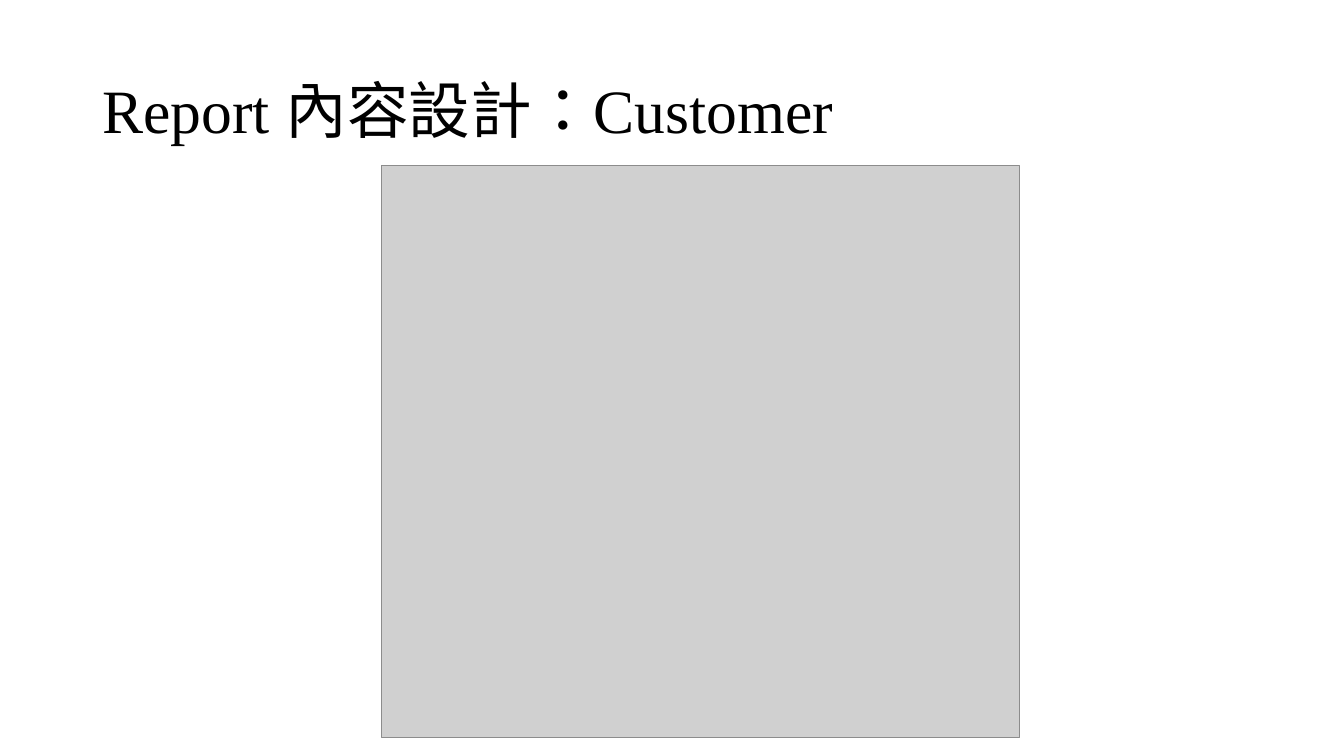
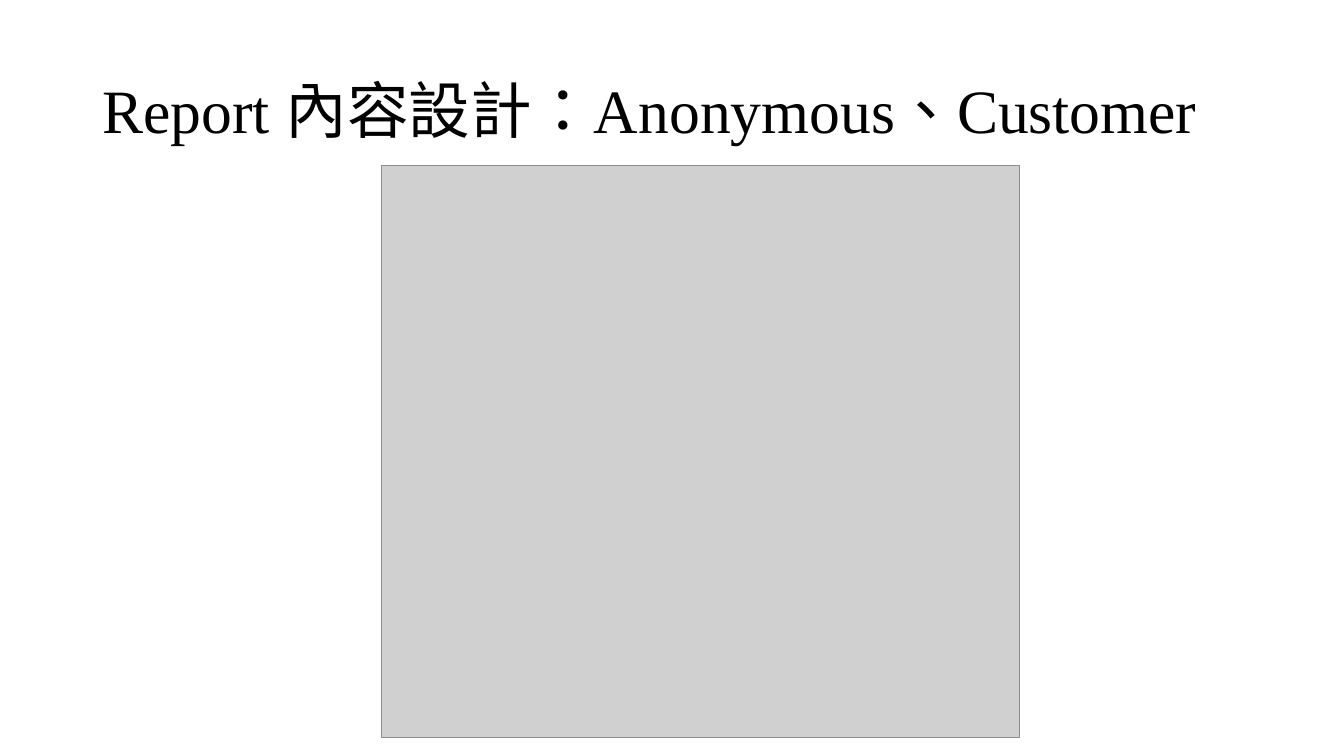
Before and after one commit to guyleaf/NTUT-chatbot, a slide deck: slide 4 of project/期末專案企劃_陳志榮_GPU購物小幫手_B2B_security_report.pptx. Drawn at 1344x756 pixels with LibreOffice and Linux fonts; fonts in the diff are those of the drawing; grey boxes stand for pictures. Boxes give left, top, right and bottom in pixels: in the first picture for what was removed or moved away, otherwise in the second. Text is boxed around its words. In the diff, an @@ line names an element or a change of style, - is before the commit and + after.

Commit message:
edit Ron ppt

```diff
--- a/project/期末專案企劃_陳志榮_GPU購物小幫手_B2B_security_report.pptx
+++ b/project/期末專案企劃_陳志榮_GPU購物小幫手_B2B_security_report.pptx
@@ title at (102,81,1197,147): text changed @@
-Report 內容設計：Customer
+Report 內容設計：Anonymous、Customer
```
